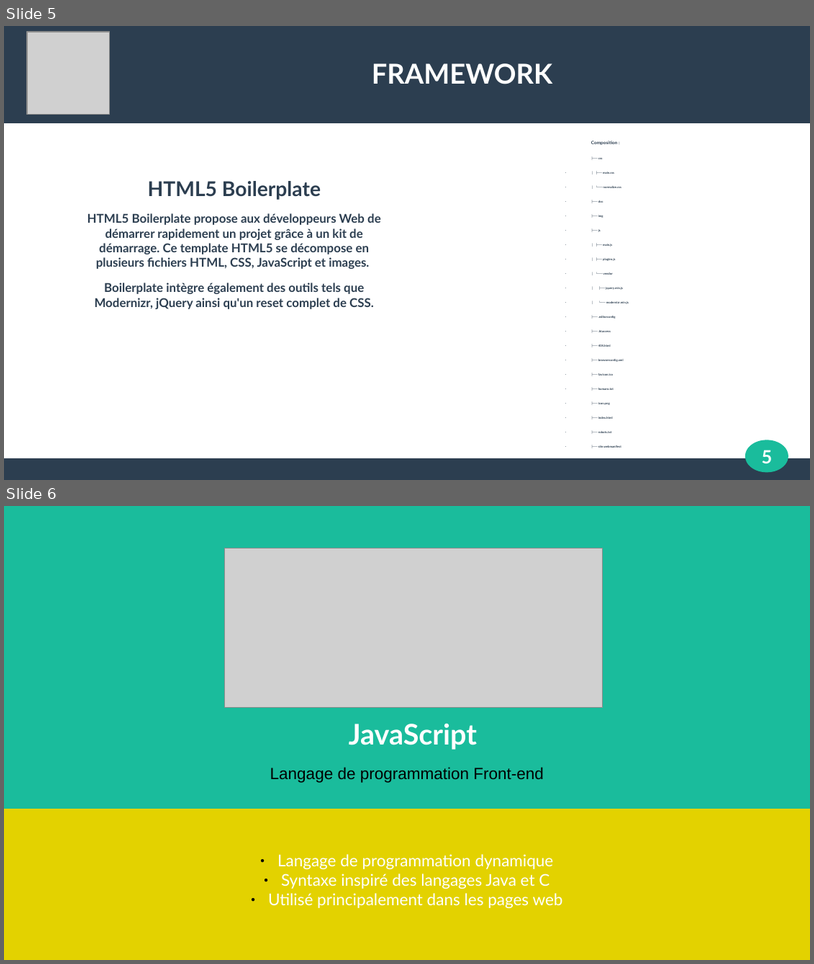
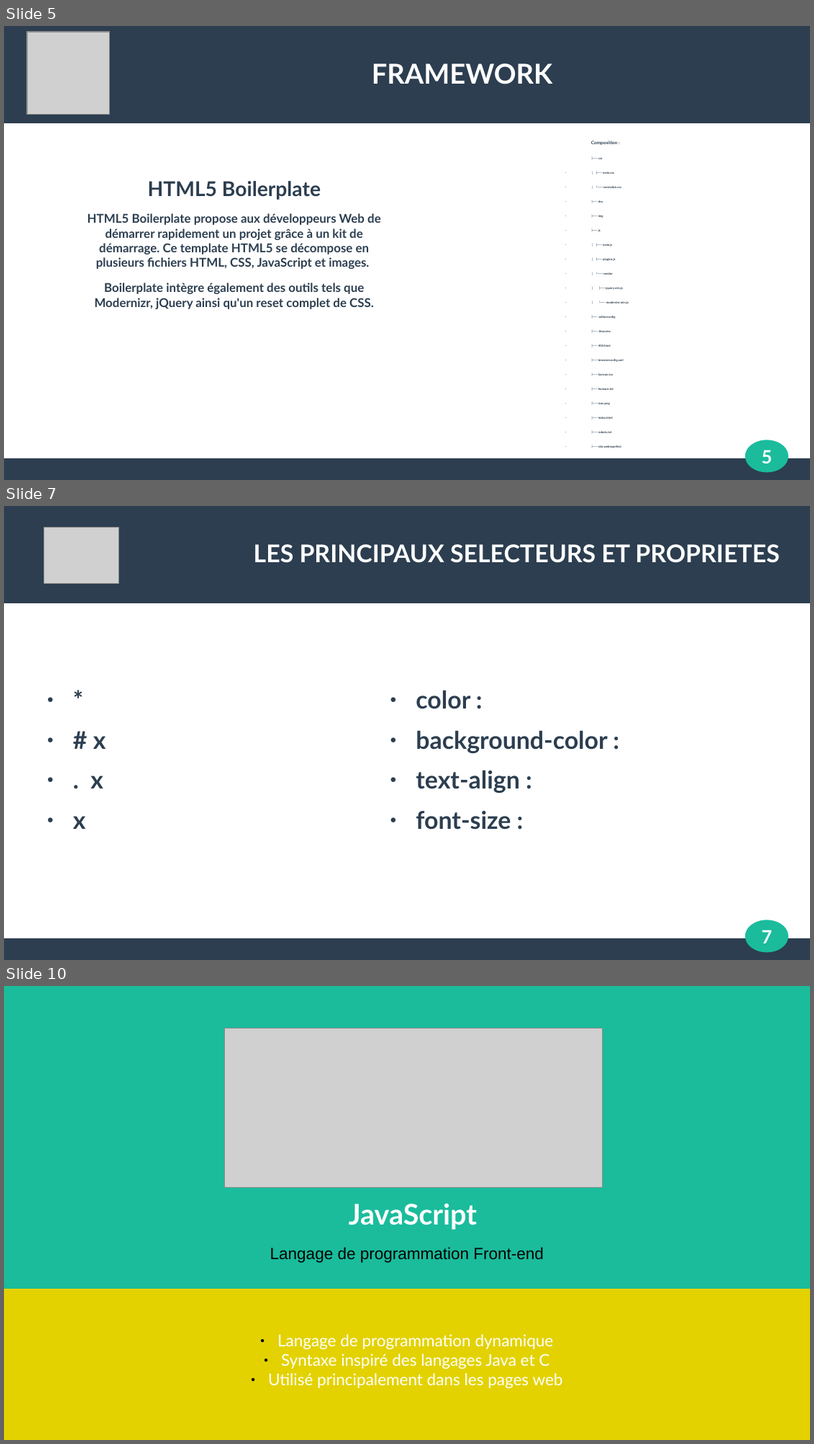
Before and after one commit to dclkent1parker/PresentationLangages, a slide deck: final.odp. Shown one above the other, each under a label of ours: slides 5 and 6 before the commit, slides 5, 7 and 10 after it; the slides between them are not shown. The pictures are 814x964 and 814x1444 pixels, drawn with LibreOffice and Linux fonts; fonts in the diff are those of the drawing; grey boxes stand for pictures. Boxes give left, top, right and bottom in pixels: in the first picture for what was removed or moved away, otherwise in the second. Text is boxed around its words. In the diff, an @@ line names an element or a change of style, - is before the commit and + after.

```diff
--- a/final.odp
+++ b/final.odp
@@ slide 7 added at (4, 506, 810, 960), background #FFFFFF; not listed: 3 template elements that a slide beside it also shows @@
@@ picture added at (44, 528, 119, 584) @@
@@ title added at (254, 544, 779, 563), 24 pt, text #FFFFFF, bold @@
+LES PRINCIPAUX SELECTEURS ET PROPRIETES
@@ text added at (416, 690, 607, 829), 24 pt, text #2C3E50, bold @@
+● color :
+● background-color :
+● text-align :
+● font-size :
@@ text added at (73, 736, 106, 829), 24 pt, text #2C3E50, bold @@
+● *
+● # x
+● . x
+● x
@@ page number added at (762, 929, 773, 943), 18 pt, text #FFFFFF, bold @@
+7
@@ what was slide 6 is now slide 10 @@
```
Also in this commit, not shown: 2 slides changed, 3 other slides added.
